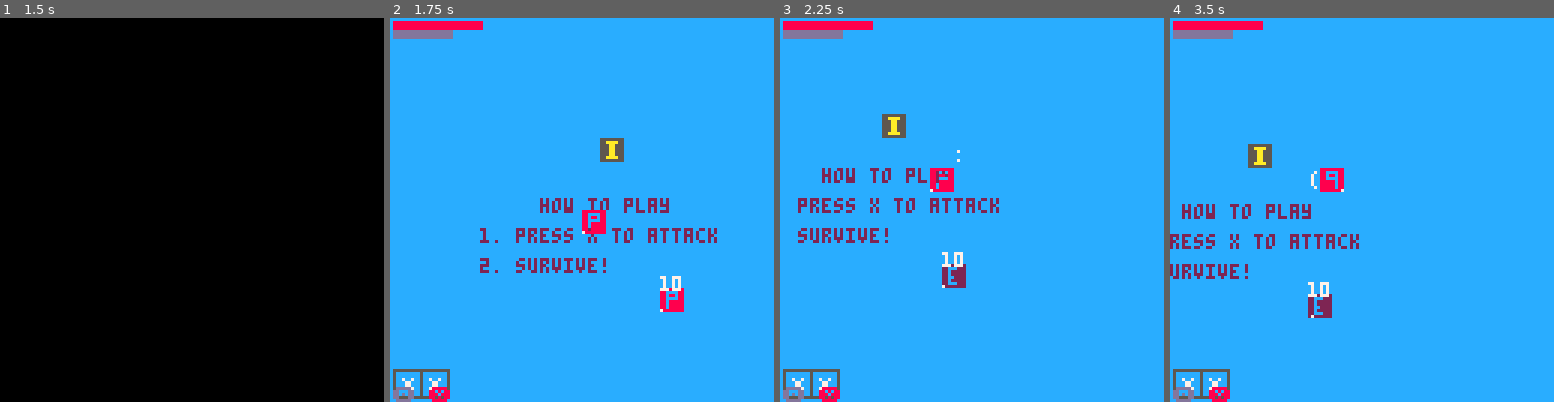
Above: before the commit, frames 1-4 (left to right).
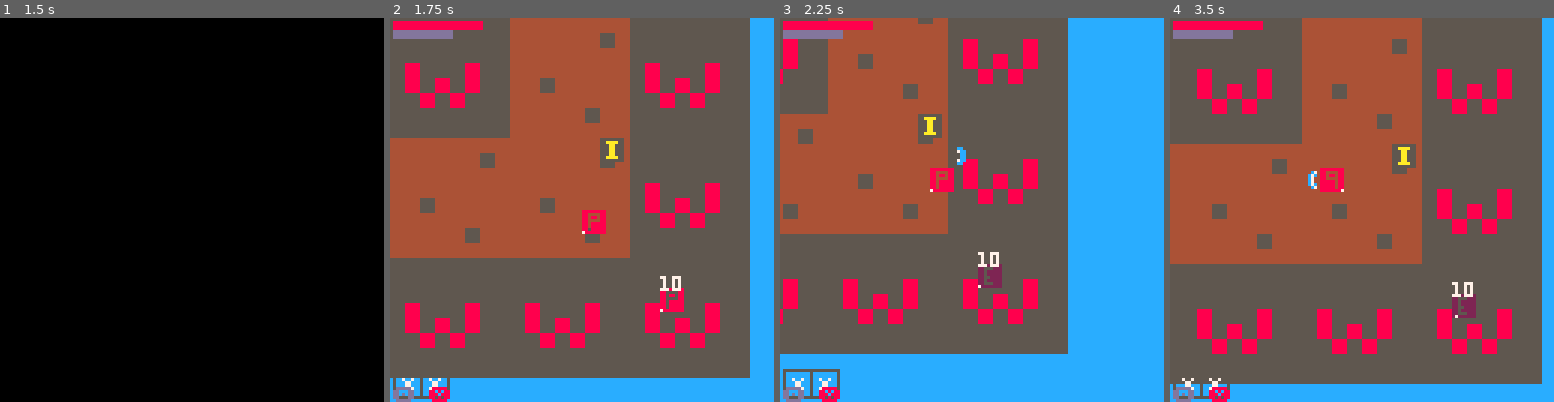
Above: after the commit, the same moments.

Repository: FrederikHR/GDB
Game: PICO-8 cartridge NewGame/main.p8
Same seed, same stepped clock (60 frames per second), same inputs: the game is played once before the commit and once after it.
Inputs:
- Up to frame 1 (1.5 s): tap X (X key) at 0.33, 1.07 s; tap O (Z key) at 0.7 s
- Up to frame 2 (1.75 s): hold Right from 1.6 s (still down); tap O (Z key) at 1.7 s
- Up to frame 3 (2.25 s): tap X (X key) at 1.85 s; release Right at 2.1 s; tap O (Z key) at 2.1 s; hold Up from 2.15 s (still down)
- Up to frame 4 (3.5 s): release Up at 2.42 s; hold Right 2.47-3.03 s; tap O (Z key) at 2.5, 2.9, 3.3 s; tap X (X key) at 2.97 s; hold Left from 3.08 s (still down)

Frame 1 is identical in both runs. In frame 2, 86% of the frame differs, in the area x 0-94%, y 0-94%; in frame 3, 64%; in frame 4, 91%, in the area x 0-97%, y 0-96%.

Commit message:
collision close to working

Diff:
--- a/NewGame/main.p8
+++ b/NewGame/main.p8
@@ -1,6 +1,9 @@
 pico-8 cartridge // http://www.pico-8.com
 version 41
 __lua__
+#include scripts/levelgen/init.lua
+#include scripts/levelgen/perlin.lua
+#include scripts/levelgen/recursive-backtracker.lua
 #include scripts/scenes/menu.lua
 #include scripts/scenes/game.lua
 #include scripts/scenes/inventory.lua
@@ -14,14 +17,33 @@
 #include scripts/utils/collision.lua
 #include scripts/utils/logging.lua
 #include scripts/utils/camera.lua
-#include scripts/levelgen/init.lua
-#include scripts/levelgen/perlin.lua
-#include scripts/levelgen/recursive-backtracker.lua
 
 
 
--->8
---
+…(24 lines of a section not shown)…
 
 
 
--- a/NewGame/scripts/entities/player.lua
+++ b/NewGame/scripts/entities/player.lua
@@ -31,6 +31,7 @@
     p.attack2=false
     p.interact=false
     p.inv_full=false
+    p.curr_mt=nil
     update_atk(0)
 end
 
@@ -110,9 +111,65 @@
         patk2.dir=dir2
     end
 
+
+
+    --map collision
+    find_map_tile(p)
+    --log("updown: "..tostr(player_collide_map(p,"updown")))
+    --log("sides: "..tostr(player_collide_map(p,"sides")))
+    if abs(p.dy)>0 and player_collide_map(p,"updown") then
+        local normdy=p.dy/abs(p.dy)
+        log("updown: "..tostr(player_collide_map(p,"updown")))
+		p.dy=0
+		p.y-=normdy * ((p.y+p.sz*8+1)%8)-1
+    end
+    if abs(p.dx)>0 and player_collide_map(p,"sides") then
+        local normdx=p.dx/abs(p.dx)
+        log("sides: "..tostr(player_collide_map(p,"sides")))
+		p.dx=0
+		p.x-=normdx * ((p.x+p.sz*8+1)%8)-1
+    end
+
     --update position
     p.x+=p.dx
     p.y+=p.dy
+end
+
+function player_collide_map(p,dir)
+    local scale = maze[1][1].scale
+    local ox = maze[1][1].ox
+    local oy = maze[1][1].oy
+    local s = scale*3*8
+    if dir=="updown" then
+        if (p.curr_mt.top_wall and p.y<p.curr_mt.y*s+scale*8+oy) return true
+        if (p.curr_mt.bottom_wall and p.y>p.curr_mt.y*s+2*scale*8+oy-p.sz*8) return true
+        if ((p.y<p.curr_mt.y*s+scale*8+oy or p.y>p.curr_mt.y*s+2*scale*8+oy-p.sz*8) and p.x<p.curr_mt.x*s+scale*8+ox) return true
+        if ((p.y<p.curr_mt.y*s+scale*8+oy or p.y>p.curr_mt.y*s+2*scale*8+oy-p.sz*8) and p.x>p.curr_mt.x*s+2*scale*8+ox-p.sz*8) return true
+    else
+        if (p.curr_mt.left_wall and p.x<p.curr_mt.x*s+scale*8+ox) return true
+        if (p.curr_mt.right_wall and p.x>p.curr_mt.x*s+2*scale*8+ox-p.sz*8) return true
+        if ((p.x<p.curr_mt.x*s+scale*8+oy or p.x>p.curr_mt.x*s+2*scale*8+ox-p.sz*8) and p.y<p.curr_mt.y*s+scale*8+oy) return true
+        if ((p.x<p.curr_mt.x*s+scale*8+oy or p.x>p.curr_mt.x*s+2*scale*8+ox-p.sz*8) and p.y>p.curr_mt.y*s+2*scale*8+oy-p.sz*8) return true
+    end
+end
+
+function find_map_tile(p)
+    local scale = maze[1][1].scale
+    local ox = maze[1][1].ox
+    local oy = maze[1][1].oy
+    local s = scale*3*8
+    if p.curr_mt != nil then
+        if (p.curr_mt.x*s+ox <= p.x and p.x < p.curr_mt.x*s+s+ox and p.curr_mt.y*s+oy <= p.y and p.y < p.curr_mt.y*s+s+oy) return
+    end
+    for _,x in pairs(maze) do
+        for _,y in pairs(x) do
+            if y.x*s+ox <= p.x and p.x < y.x*s+s+ox and y.y*s+oy <= p.y and p.y < y.y*s+s+oy then
+                log(y.x*s+ox.." "..p.x.." "..y.x*s+s+ox.." : "..y.y*s+oy.." "..p.y.." "..y.y*s+s+oy)
+                p.curr_mt=y
+                return
+            end
+        end
+    end
 end
 
 function player_pickup()
--- a/NewGame/scripts/levelgen/init.lua
+++ b/NewGame/scripts/levelgen/init.lua
@@ -1,11 +1,13 @@
 prl = {}
 maze_size = 5
+current_map={}
+maze={}
 
 function init_levelgen()
     --prl = perlin()
     --prl:init()
     --prl:getmapdata(0,150,0,150)
-    maze = init_maze(maze_size,maze_size)
+    maze = init_maze(maze_size,maze_size,5,-600,-600)
     backtrack(maze,maze_size,maze_size)
 end
 
@@ -41,8 +43,8 @@
 
 
 function draw_real_level()
-    local scale=5
-    local ox,oy = -600,-600
+    local ox,oy = maze[1][1].ox,maze[1][1].oy
+    local scale = maze[1][1].scale
     for x = 1,maze_size do
         for y = 1,maze_size do
             if p.x > (x-1)*scale*3*8+ox and p.x < (x+3)*scale*3*8+ox and p.y > (y-1)*scale*3*8+oy and p.y < (y+3)*scale*3*8+oy then
@@ -58,7 +60,7 @@
     local ry=y*size*scale
     for i=1,3 do
         for j=1,3 do
-            pix2mset(rx+i*scale-1,ry+j*scale-1,241,scale,ox,oy)
+            pix2mset(rx+(i-1)*scale,ry+(j-1)*scale,241,scale,ox,oy)
             --mset(x*size+i-1,y*size+j-1,241)
         end
     end
@@ -75,9 +77,13 @@
 end
 
 function pix2mset(x,y,sprite,scale,ox,oy)
-    for i=1,scale do
-        for j=1,scale do
-            spr(sprite,x*8+(i-1)*8+ox,y*8+(j-1)*8+oy)
-        end
-    end
+    local sx,sy = get_sspr_x_y(sprite)
+    sspr(sx,sy,8,8,x*8+ox,y*8+oy,scale*8,scale*8)
+    --for i=1,scale do
+        --if (current_map[x*8+(i-1)*8+ox] == nil) current_map[x*8+(i-1)*8+ox] = {}
+    --    for j=1,scale do
+    --        spr(sprite,x*8+(i-1)*8+ox,y*8+(j-1)*8+oy)
+        --    current_map[x*8+(i-1)*8+ox][y*8+(j-1)*8+oy] = {spr=sprite,x=x*8+(i-1)*8+ox,y=y*8+(j-1)*8+oy,sz=scale}
+    --    end
+    --end
 end
--- a/NewGame/scripts/levelgen/recursive-backtracker.lua
+++ b/NewGame/scripts/levelgen/recursive-backtracker.lua
@@ -1,5 +1,5 @@
 -- returns a two-dimensional array of width*height size, populated with maze rooms that are completely closed
-function init_maze(width, height)
+function init_maze(width, height,scale,ox,oy)
     local maze = {}
 
     for x=0, width, 1 do
@@ -8,6 +8,9 @@
             maze[x][y] = {}
             maze[x][y].y = y
             maze[x][y].x = x
+            maze[x][y].scale=scale
+            maze[x][y].ox=ox
+            maze[x][y].oy=oy
             maze[x][y].visited = false
             maze[x][y].main_path = false
             maze[x][y].goal = false
--- a/NewGame/scripts/scenes/game.lua
+++ b/NewGame/scripts/scenes/game.lua
@@ -35,7 +35,7 @@
     --map(0,0)
     --mset(0,0,32)
     --if not map_drawn then
-        draw_real_level()
+    draw_real_level()
     --    map_drawn=true
     --end
     --map(0,0)
--- a/NewGame/scripts/utils/collision.lua
+++ b/NewGame/scripts/utils/collision.lua
@@ -63,6 +63,12 @@
     elseif aim=="atk" then
         x1=x        y1=y
         x2=x+w      y2=y+h
+	elseif aim=="updown" then
+		x1=x        y1=y-1
+		x2=x+w      y2=y+h+1
+	elseif aim=="sides" then
+        x1=x-1        y1=y
+        x2=x+w+1      y2=y+h
 	end
 
 	if not((obj2.x > x2)
Not shown, changed: 24 lines of the sprite sheet (__gfx__) section of NewGame/main.p8
